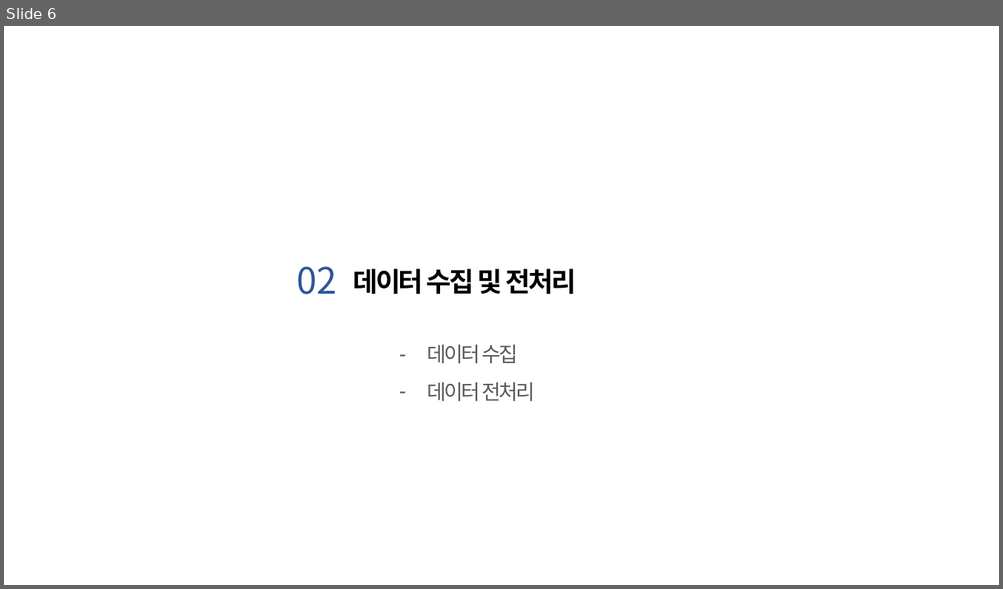
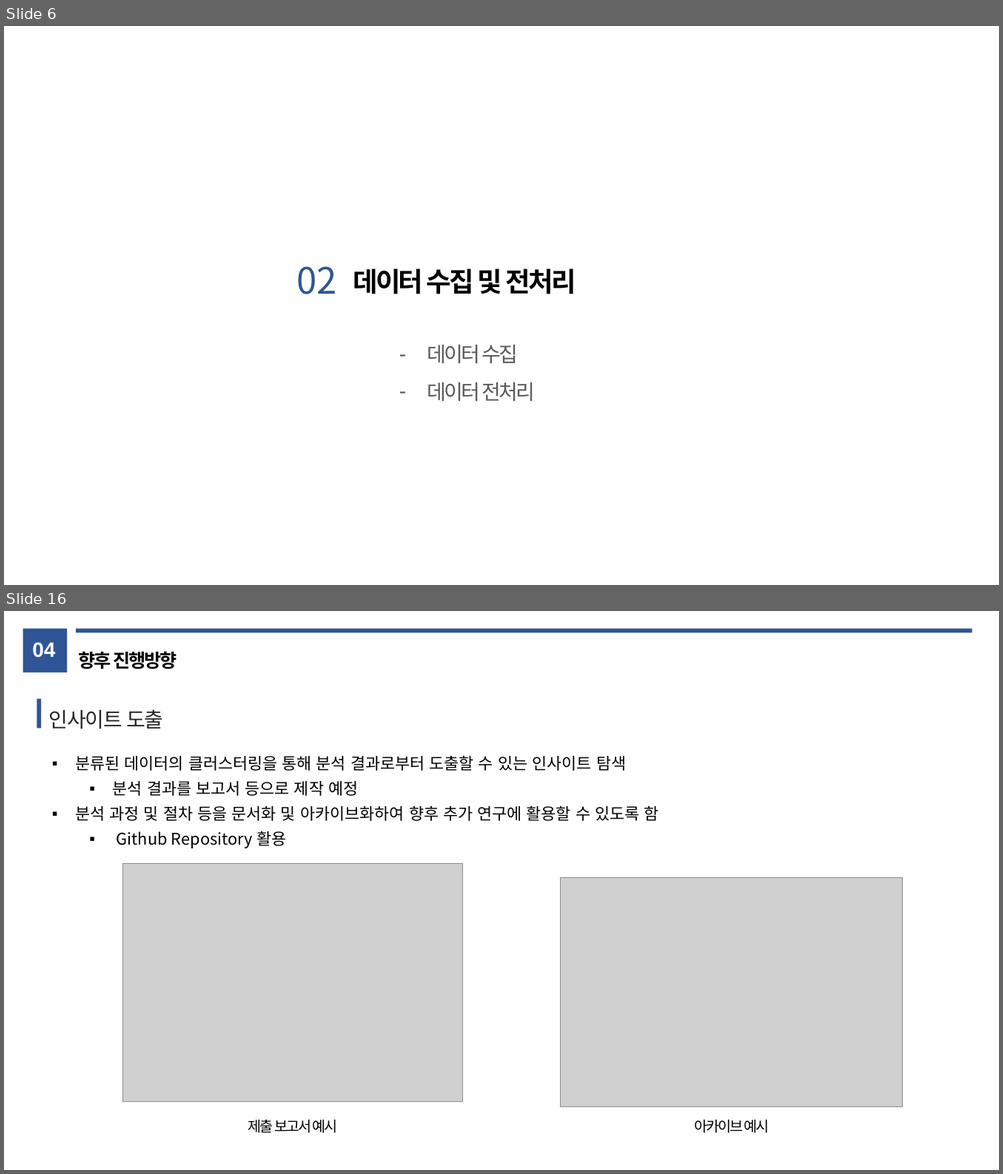
Before and after one commit to JYPark312/electronic_manufacture_2021, a slide deck: presentation.pptx. Shown one above the other, each under a label of ours: slide 6 before the commit, slides 6 and 16 after it; the slides between them are not shown. The pictures are 1003x589 and 1003x1174 pixels, drawn with LibreOffice and Linux fonts; fonts in the diff are those of the drawing; grey boxes stand for pictures. Boxes give left, top, right and bottom in pixels: in the first picture for what was removed or moved away, otherwise in the second. Text is boxed around its words. In the diff, an @@ line names an element or a change of style, - is before the commit and + after.

```diff
--- a/presentation.pptx
+++ b/presentation.pptx
@@ slide 16 added at (4, 611, 999, 1170), background #FFFFFF @@
@@ rectangle added at (22, 629, 67, 673), fill #2F5597 @@
@@ rectangle added at (76, 629, 972, 633), fill #2F5597 @@
@@ text added at (32, 642, 55, 658), 20 pt, text #FFFFFF, bold @@
+04
@@ text added at (78, 651, 176, 669), 18 pt, text #000000, bold @@
+향후 진행방향
@@ rectangle added at (37, 698, 41, 728), fill #2F5597 @@
@@ text added at (49, 709, 163, 729), 20 pt, text #262626 @@
+인사이트 도출
@@ text added at (75, 755, 659, 849), 15.6 pt, text #000000 @@
+▪ 분류된 데이터의 클러스터링을 통해 분석 결과로부터 도출할 수 있는 인사이트 탐색
+  ▪ 분석 결과를 보고서 등으로 제작 예정
+▪ 분석 과정 및 절차 등을 문서화 및 아카이브화하여 향후 추가 연구에 활용할 수 있도록 함
+  ▪ Github Repository 활용
@@ picture added at (122, 864, 463, 1102) @@
@@ picture added at (560, 877, 902, 1107) @@
@@ text added at (248, 1119, 337, 1133), 14 pt, text #000000 @@
+제출 보고서 예시
@@ text added at (694, 1119, 768, 1133), 14 pt, text #000000 @@
+아카이브 예시
```
Also in this commit, not shown: 6 slides changed, 7 other slides added, 2 slides removed.
